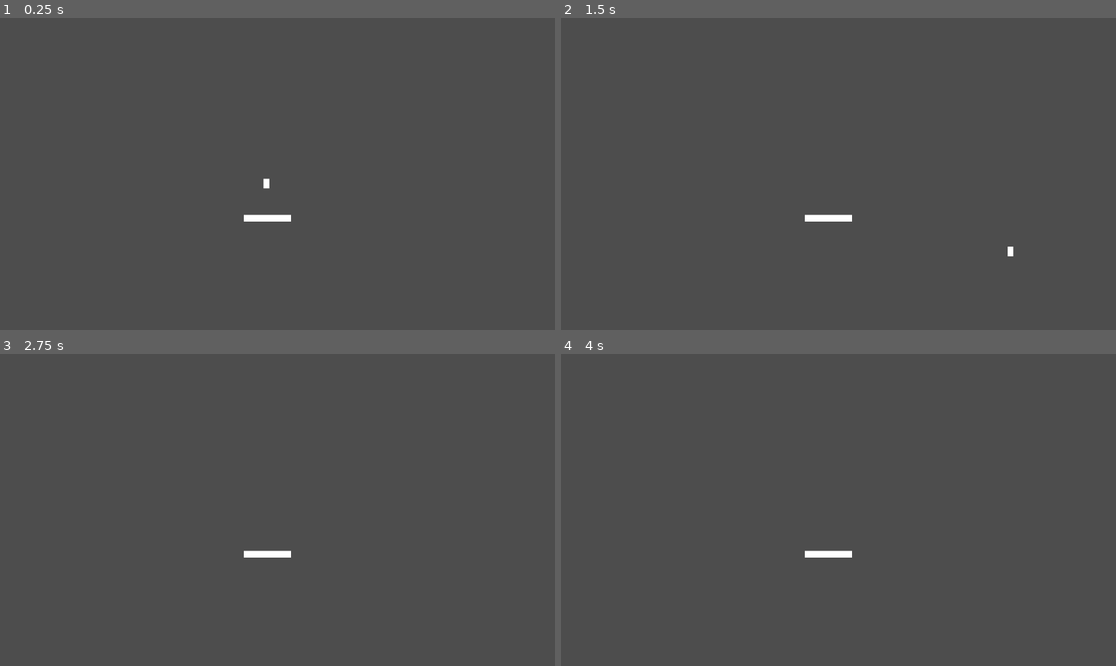
Above: before the commit, frames 1-4 (two rows, left to right).
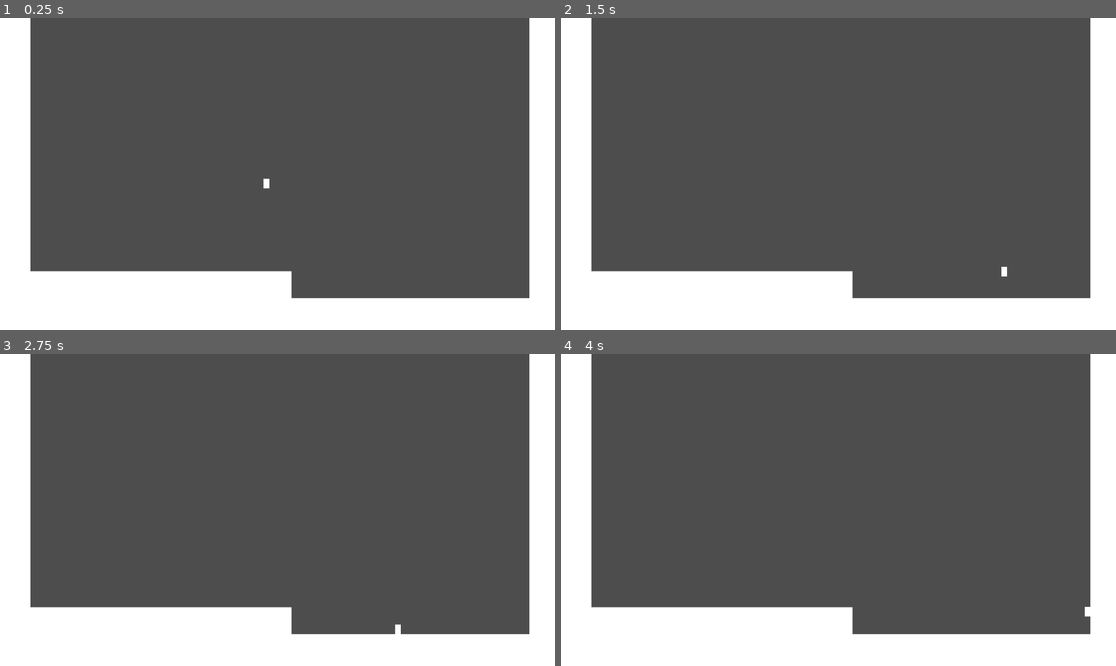
Above: after the commit, the same moments.

Repository: LiamQuinlan-Carleton/COMP1501FINAL
Game: Godot game, scene res://Main.tscn
Two runs of this game, one before a commit and one after it. Both use one fixed random seed, a clock stepped at 60 frames per second and the inputs below.
Inputs:
- Up to frame 1 (0.25 s): no input
- Up to frame 2 (1.5 s): tap Enter at 0.5 s; hold D (Right) from 0.53 s (still down); tap Space (Jump) at 0.6, 0.77, 1.07, 1.35 s
- Up to frame 3 (2.75 s): tap Space (Jump) at 1.52, 1.82, 2.1 s; release D (Right) at 2.03 s; hold A (Left) from 2.03 s (still down)
- Up to frame 4 (4 s): release A (Left) at 2.78 s; hold D (Right) from 2.78 s (still down); tap Space (Jump) at 2.85, 3.02, 3.32, 3.6, 3.77 s

The runs differ from the first frame. In frame 1, 24% of the frame differs, in the area x 0-100%, y 0-100%; in frame 2, 24%; in frame 3, 24%; in frame 4, 24%.

Commit message:
Fixed Player Issues
- Fixed Player Run Input Issue
- Fixed Player Jump Input Issue
- Added Player Run Acceleration

Diff:
--- a/Main.tscn
+++ b/Main.tscn
@@ -7,6 +7,21 @@
 
 [node name="Player" parent="." instance=ExtResource("1_xc4sc")]
 position = Vector2(553, 324)
+acceleration = 5000.0
+floor_friction = 2500.0
 
 [node name="Platform" parent="." instance=ExtResource("2_ljglp")]
-position = Vector2(555, 416)
+position = Vector2(-7, 300)
+scale = Vector2(10, 60)
+
+[node name="Platform2" parent="." instance=ExtResource("2_ljglp")]
+position = Vector2(325, 596)
+scale = Vector2(40, 10)
+
+[node name="Platform3" parent="." instance=ExtResource("2_ljglp")]
+position = Vector2(849, 652)
+scale = Vector2(40, 10)
+
+[node name="Platform4" parent="." instance=ExtResource("2_ljglp")]
+position = Vector2(1169, 333)
+scale = Vector2(10, 50)
--- a/Platform.tscn
+++ b/Platform.tscn
@@ -1,7 +1,7 @@
 [gd_scene load_steps=3 format=3 uid="uid://cj2ntaihy7cuq"]
 
 [sub_resource type="RectangleShape2D" id="RectangleShape2D_iwewc"]
-size = Vector2(98, 14)
+size = Vector2(14, 14)
 
 [sub_resource type="QuadMesh" id="QuadMesh_cfrrm"]
 
@@ -11,6 +11,6 @@
 shape = SubResource("RectangleShape2D_iwewc")
 
 [node name="MeshInstance2D" type="MeshInstance2D" parent="."]
-position = Vector2(1.90735e-06, -2.98023e-08)
-scale = Vector2(98, 14)
+position = Vector2(-1.90735e-06, 0)
+scale = Vector2(14, 14)
 mesh = SubResource("QuadMesh_cfrrm")
--- a/Player.tscn
+++ b/Player.tscn
@@ -13,11 +13,10 @@
 jump_length = 0.15
 jump_end_force = 100.0
 jump_buffer = 1.0
+speed = 400.0
+gravity = 10.0
 jump_timer = NodePath("JumpLength")
 jump_buffer_timer = NodePath("JumpBuffer")
-speed = 400.0
-gravity = 10.0
-friction = 5000.0
 metadata/_edit_group_ = true
 
 [node name="CollisionShape2D" type="CollisionShape2D" parent="."]
--- a/player.gd
+++ b/player.gd
@@ -1,52 +1,77 @@
 extends CharacterBody2D
 
+#Movement "Feel" Variables
+
+#Jump
 @export var jump_speed : float
-@export var jump_length : float
-@export var jump_end_force : float
-@export var jump_buffer : float
+@export var jump_length : float #Time spent moving upwards at jump_speed
+@export var jump_end_force : float #Applied when jump button released before peak of jump
+@export var jump_buffer : float #Earliest time jump button can be pressed and still allow jump when reaches floor
+
+#Run
+@export var speed : float
+@export var acceleration : float
+@export var floor_friction : float
+
+#Misc
+@export var gravity : float
+
+#Timer Nodes
+@export var jump_timer : Timer
+@export var jump_buffer_timer : Timer
+#@export var cyote_time_timer : Timer
+
+#Velocity is done this way to allow the player to move faster than their max run speed using other sources
+#var move_velocity : Vector2 #Velocity from player movements (run, jump, etc.)
+#var bonus_velocity : Vector2 #Veclocity from other sources (grapple hook, dash, etc.)
 
 var is_jumping : bool
 var can_jump : bool
 
-@export var jump_timer : Timer
-@export var jump_buffer_timer : Timer
-
-@export var speed : float
-
 var direction : int = 1
-
-@export var gravity : float
-
-@export var friction : float
 
 func _process(delta: float) -> void:
 
 	velocity.y += gravity
 
+	#Jump control
 	if Input.is_action_just_pressed("Jump"):
 		can_jump = true
 		jump_buffer_timer.start(jump_buffer)
 
-	if (Input.is_action_just_pressed("Jump") or can_jump) and is_on_floor():
-		is_jumping = true
+	if Input.is_action_just_released("Jump"):
 		can_jump = false
-		jump_timer.start(jump_length)
-	if Input.is_action_just_released("Jump"):
 		is_jumping = false
 		if velocity.y < 0:
 			velocity.y += jump_end_force
 
+	if can_jump and is_on_floor():
+		is_jumping = true
+		can_jump = false
+		jump_timer.start(jump_length)
+
 	if is_jumping:
 		velocity.y = -jump_speed
 
+	#Run control
 	if Input.is_action_just_pressed("Right"):
 		direction = 1
+	elif Input.is_action_just_released("Right") and Input.is_action_pressed("Left"):
+		direction = -1
+
 	if Input.is_action_just_pressed("Left"):
 		direction = -1
+	elif Input.is_action_just_released("Left") and Input.is_action_pressed("Right"):
+		direction = 1
+
 	if Input.is_action_pressed("Right") or Input.is_action_pressed("Left"):
-		velocity.x = speed * direction
-	elif velocity.x < -friction * delta or velocity.x > friction * delta:
-		velocity.x -= direction * friction * delta
+		velocity.x += acceleration * direction * delta
+		if velocity.x > speed:
+			velocity.x = speed
+		if velocity.x < -speed:
+			velocity.x = -speed
+	elif velocity.x < -floor_friction * delta or velocity.x > floor_friction * delta:
+		velocity.x -= direction * floor_friction * delta
 	else:
 		velocity.x = 0
 
